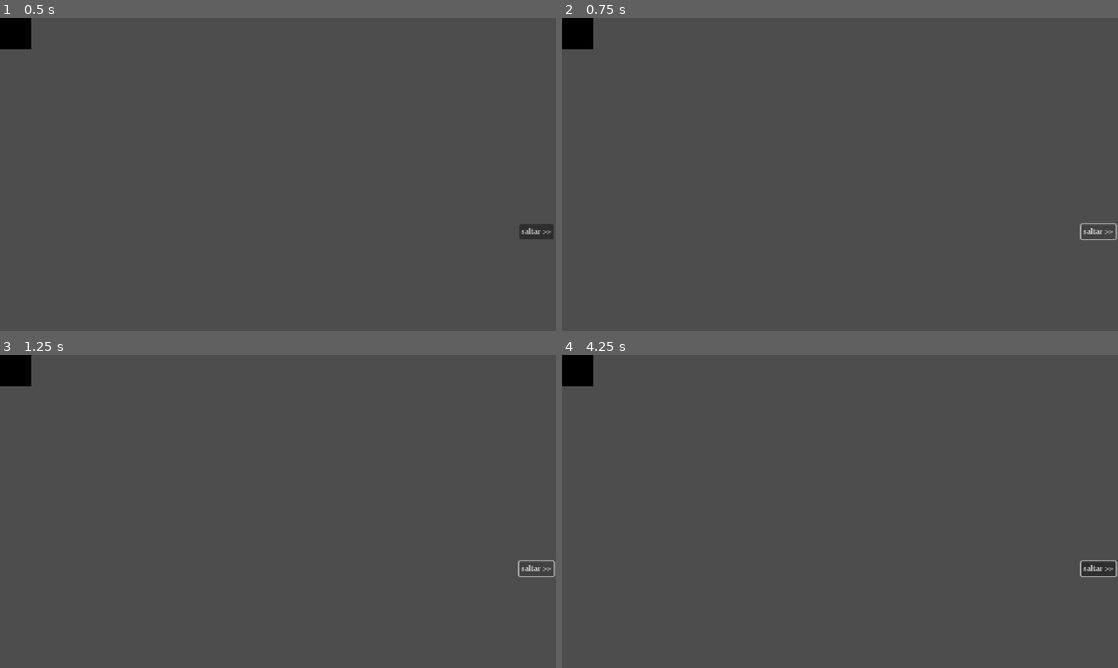
Above: before the commit, frames 1-4 (two rows, left to right).
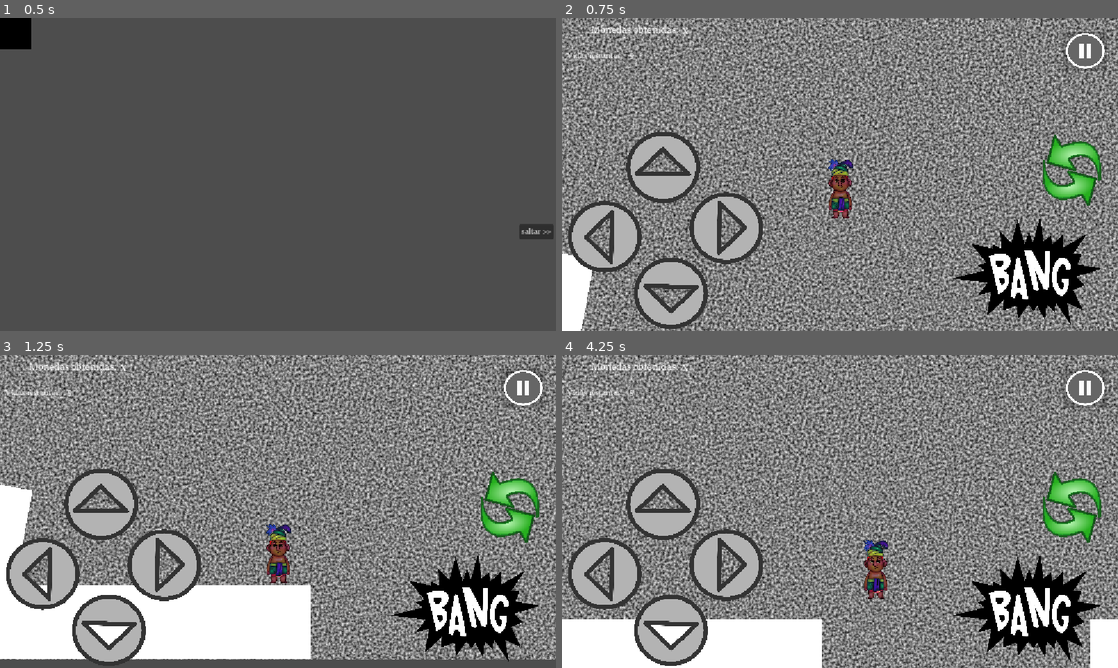
Above: after the commit, the same moments.

Repository: Kevincamelo5/Sacbe
Game: Godot game, scene res://interfaz/pantallas/Cinematica inicial.tscn
Same seed, same stepped clock (60 frames per second), same inputs: the game is played once before the commit and once after it. This scene is started directly instead of the project's main scene. The engine's default icon, where the game draws it, is replaced by a stand-in: a white triangle on a blue panel in a dark square. Video files are missing from this copy of the repository; at most half a second of black plays in their place.
Inputs (mouse positions are in pixels of both pictures, inside the frame that each line leads up to):
- Up to frame 1 (0.5 s): no input
- Up to frame 2 (0.75 s): click "saltar >>" at 0.5 s
- Up to frame 3 (1.25 s): no input
- Up to frame 4 (4.25 s): tap Enter at 1.25 s; move the mouse to (962, 495) at 1.27 s; hold S (agacharse) 1.28-2.03 s; hold D (derecha) 1.28-2.78 s; click (962, 495) at 1.42 s; tap W (saltar) at 1.52, 2.27, 3.77 s; move the mouse to (728, 527) at 2.02 s; tap Tab (cambiar_objeto) at 2.1 s; move the mouse to (895, 442) at 2.77 s; hold A (izquierda) 2.78-3.53 s; hold F (usar_objeto) 2.78-3.53 s; tap Space at 3.5 s; move the mouse to (812, 574) at 3.52 s; hold D (derecha) from 3.53 s (still down); tap R at 3.6 s; click (812, 574) at 3.67 s

Frame 1 is identical in both runs. In frame 2, 80% of the frame differs, in the area x 0-100%, y 0-100%; in frame 3, 80%; in frame 4, 81%.

Commit message:
correccion de los accesos direcctos

Diff:
--- a/interfaz/menus/menu_pausa.tscn
+++ b/interfaz/menus/menu_pausa.tscn
@@ -1,16 +1,22 @@
-[gd_scene load_steps=2 format=3 uid="uid://d38wh3lhl8s2c"]
+[gd_scene load_steps=3 format=3 uid="uid://d38wh3lhl8s2c"]
+
+[ext_resource type="FontFile" uid="uid://87tb7imou5yb" path="res://activos/fuentes/Mayan.ttf" id="1_jd2x8"]
 
 [sub_resource type="GDScript" id="GDScript_db4q2"]
 script/source = "extends CanvasLayer
 
 func _ready():
 	visible = false #cuadro oculto al principio
+	# Es mejor configurar esto en el Inspector, pero por código sería:
+	process_mode = Node.PROCESS_MODE_ALWAYS
 
 func mostrar():
-	visible = true
-	process_mode = Node.PROCESS_MODE_ALWAYS
-	get_tree().paused = true #pausa el juego
-	# Permiso de responder a los nodos UI
+	var tree = get_tree()
+	if tree:
+		visible = true
+		tree.paused = true
+	else:
+		print(\"Error: El SceneTree no está disponible todavía.\")
 
 #ocultar el cuadro y continuar
 func _on_continuar_pressed():
@@ -25,13 +31,12 @@
 	pass # Replace with function body.
 
 func _input(event: InputEvent) -> void:
-	if event.is_action(\"pausa\"):
+	if event.is_action_pressed(\"pausa\"):
 			mostrar()
 
 
 func _on_reinciar_pressed() -> void:
-
-	pass # Replace with function body.
+	print(\"reiniciando...\")
 "
 
 [node name="MenuPausa" type="CanvasLayer"]
@@ -62,18 +67,20 @@
 
 [node name="continuar" type="Button" parent="ColorRect/VBoxContainer"]
 layout_mode = 2
+theme_override_fonts/font = ExtResource("1_jd2x8")
 text = "Continuar"
 
 [node name="reinciar" type="Button" parent="ColorRect/VBoxContainer"]
 layout_mode = 2
+theme_override_fonts/font = ExtResource("1_jd2x8")
 text = "Reiniciar"
-metadata/_edit_group_ = true
 
 [node name="guardar y salir" type="Button" parent="ColorRect/VBoxContainer"]
 layout_mode = 2
+theme_override_fonts/font = ExtResource("1_jd2x8")
 text = "Regresar Menú Principal"
 
 [connection signal="pressed" from="ColorRect/VBoxContainer/continuar" to="." method="_on_continuar_pressed"]
+[connection signal="pressed" from="ColorRect/VBoxContainer/reinciar" to="." method="_on_continuar_pressed"]
 [connection signal="pressed" from="ColorRect/VBoxContainer/reinciar" to="." method="_on_reinciar_pressed"]
-[connection signal="pressed" from="ColorRect/VBoxContainer/reinciar" to="." method="_on_continuar_pressed"]
 [connection signal="pressed" from="ColorRect/VBoxContainer/guardar y salir" to="." method="_on_guardar_y_salir_pressed"]
--- a/niveles/Menu/menu_principal.gd
+++ b/interfaz/menus/menu_principal.gd
@@ -1,6 +1,6 @@
 extends  Control
 
-
+# inicio directo de pantalla
 func _on_play_pressed() -> void:
 	$"Musica de fondo".stop()
 	$"Click".play()
@@ -13,14 +13,14 @@
 	$"Click".play()
 	pass # Replace with function body.
 
-
+# visualización de los creditos para todos los trabajadores
 func _on_creditos_pressed() -> void:
 	$"Musica de fondo".stop()
 	$"Click".play()
 	get_tree().change_scene_to_file("res://interfaz/pantallas/creditos.tscn")
 	pass # Replace with function body.
 
-
+# salida del juego
 func _on_salir_pressed() -> void:
 	$"Musica de fondo".stop()
 	$Salir.play()
--- a/niveles/Menu/menu_principal.tscn
+++ b/interfaz/menus/menu_principal.tscn
@@ -1,11 +1,11 @@
 [gd_scene load_steps=7 format=3 uid="uid://tjghr8hq2r40"]
 
-[ext_resource type="Script" uid="uid://bdo5m76qf8k7i" path="res://niveles/Menu/menu_principal.gd" id="1_4ylty"]
+[ext_resource type="Script" uid="uid://bdo5m76qf8k7i" path="res://interfaz/menus/menu_principal.gd" id="1_4ylty"]
 [ext_resource type="Texture2D" uid="uid://ggdjp1byjvlx" path="res://activos/arte/menú_principal.png" id="2_pexi0"]
 [ext_resource type="FontFile" uid="uid://87tb7imou5yb" path="res://activos/fuentes/Mayan.ttf" id="3_cdm0c"]
 [ext_resource type="AudioStream" uid="uid://dkr6l5dk6ovfi" path="res://activos/audio/musicaEntrada2.mp3" id="3_xayrg"]
 [ext_resource type="AudioStream" uid="uid://sddmeoj6glwh" path="res://activos/audio/click menú.wav" id="4_yn8vj"]
-[ext_resource type="Texture2D" uid="uid://dnn8c6bdjyfnw" path="res://activos/arte/(512) Quitzal masculino v2 frentre.png" id="5_xayrg"]
+[ext_resource type="Texture2D" uid="uid://uy1ovh6uyxhv" path="res://activos/arte/(512) Quitzal masculino v2 frentre.png" id="5_xayrg"]
 
 [node name="menu_principal" type="Control"]
 layout_mode = 3
--- a/interfaz/pantallas/control.gd
+++ b/interfaz/pantallas/control.gd
@@ -26,8 +26,8 @@
 	cambiar_a_juego()
 
 func cambiar_a_juego():
-	get_tree().change_scene_to_file("res://mapa/pruebas.tscn")
+	get_tree().change_scene_to_file("res://niveles/pruebas.tscn")
 
 
 func _on_button_pressed() -> void:
-	get_tree().change_scene_to_file("res://mapa/pruebas.tscn")
+	get_tree().change_scene_to_file("res://niveles/pruebas.tscn")
--- a/interfaz/pantallas/inicio.gd
+++ b/interfaz/pantallas/inicio.gd
@@ -4,4 +4,4 @@
 	$ProgressBar.value += 10
 
 	if $ProgressBar.value >= $ProgressBar.max_value:
-		get_tree().change_scene_to_file("res://niveles/Menu/menu_principal.tscn")
+		get_tree().change_scene_to_file("res://interfaz/menus/menu_principal.tscn")
--- a/niveles/Menu/menu_pausa.tscn
+++ /dev/null
@@ -1,86 +0,0 @@
-[gd_scene load_steps=3 format=3 uid="uid://d38wh3lhl8s2c"]
-
-[ext_resource type="FontFile" uid="uid://87tb7imou5yb" path="res://activos/fuentes/Mayan.ttf" id="1_jd2x8"]
-
-[sub_resource type="GDScript" id="GDScript_db4q2"]
-script/source = "extends CanvasLayer
-
-func _ready():
-	visible = false #cuadro oculto al principio
-	# Es mejor configurar esto en el Inspector, pero por código sería:
-	process_mode = Node.PROCESS_MODE_ALWAYS
-
-func mostrar():
-	var tree = get_tree()
-	if tree:
-		visible = true
-		tree.paused = true
-	else:
-		print(\"Error: El SceneTree no está disponible todavía.\")
-
-#ocultar el cuadro y continuar
-func _on_continuar_pressed():
-	visible = false
-	get_tree().paused = false
-	pass # Replace with function body.
-
-
-func _on_guardar_y_salir_pressed() -> void:
-	get_tree().paused = false
-	get_tree().change_scene_to_file(\"res://mapa/Menu/menu_principal.tscn\")
-	pass # Replace with function body.
-
-func _input(event: InputEvent) -> void:
-	if event.is_action_pressed(\"pausa\"):
-			mostrar()
-
-
-func _on_reinciar_pressed() -> void:
-	print(\"reiniciando...\")
-"
-
-[node name="MenuPausa" type="CanvasLayer"]
-process_mode = 3
-script = SubResource("GDScript_db4q2")
-
-[node name="ColorRect" type="ColorRect" parent="."]
-anchors_preset = 15
-anchor_right = 1.0
-anchor_bottom = 1.0
-grow_horizontal = 2
-grow_vertical = 2
-color = Color(0.184314, 0.184314, 0.184314, 0.709804)
-
-[node name="VBoxContainer" type="VBoxContainer" parent="ColorRect"]
-layout_mode = 1
-anchors_preset = 8
-anchor_left = 0.5
-anchor_top = 0.5
-anchor_right = 0.5
-anchor_bottom = 0.5
-offset_left = -174.0
-offset_top = -176.0
-offset_right = 172.0
-offset_bottom = 172.0
-grow_horizontal = 2
-grow_vertical = 2
-
-[node name="continuar" type="Button" parent="ColorRect/VBoxContainer"]
-layout_mode = 2
-theme_override_fonts/font = ExtResource("1_jd2x8")
-text = "Continuar"
-
-[node name="reinciar" type="Button" parent="ColorRect/VBoxContainer"]
-layout_mode = 2
-theme_override_fonts/font = ExtResource("1_jd2x8")
-text = "Reiniciar"
-
-[node name="guardar y salir" type="Button" parent="ColorRect/VBoxContainer"]
-layout_mode = 2
-theme_override_fonts/font = ExtResource("1_jd2x8")
-text = "Regresar Menú Principal"
-
-[connection signal="pressed" from="ColorRect/VBoxContainer/continuar" to="." method="_on_continuar_pressed"]
-[connection signal="pressed" from="ColorRect/VBoxContainer/reinciar" to="." method="_on_reinciar_pressed"]
-[connection signal="pressed" from="ColorRect/VBoxContainer/reinciar" to="." method="_on_continuar_pressed"]
-[connection signal="pressed" from="ColorRect/VBoxContainer/guardar y salir" to="." method="_on_guardar_y_salir_pressed"]
--- a/niveles/pruebas.tscn
+++ b/niveles/pruebas.tscn
@@ -5,7 +5,7 @@
 [ext_resource type="Texture2D" uid="uid://beboyb012tlc5" path="res://icon.svg" id="2_ng5om"]
 [ext_resource type="PackedScene" uid="uid://caokkywjfo4gv" path="res://entidades/jugador/jugador.tscn" id="3_uooar"]
 [ext_resource type="PackedScene" uid="uid://driv6f3ve55gi" path="res://globales/Hurtbox.tscn" id="4_ng5om"]
-[ext_resource type="PackedScene" uid="uid://d38wh3lhl8s2c" path="res://niveles/Menu/menu_pausa.tscn" id="5_uooar"]
+[ext_resource type="PackedScene" uid="uid://d38wh3lhl8s2c" path="res://interfaz/menus/menu_pausa.tscn" id="5_uooar"]
 [ext_resource type="PackedScene" uid="uid://c3k3qjmhw06ff" path="res://interfaz/hud/contador_monedas.tscn" id="5_yebk7"]
 [ext_resource type="PackedScene" uid="uid://bw8ubk8v43lho" path="res://interfaz/hud/controles.tscn" id="6_c2dsd"]
 [ext_resource type="Texture2D" uid="uid://b2k8qyrbxroq1" path="res://activos/arte/(256x256) Alux frente.png" id="7_n72a3"]
--- a/objetos/vacio.gd
+++ b/objetos/vacio.gd
@@ -4,4 +4,3 @@
 func _on_body_entered(body: Node2D) -> void:
 	if body.name == "Jugador":
 		get_tree().reload_current_scene()
-	pass # Replace with function body.
Renamed: niveles/Menu/menu_principal.gd.uid -> interfaz/menus/menu_principal.gd.uid
